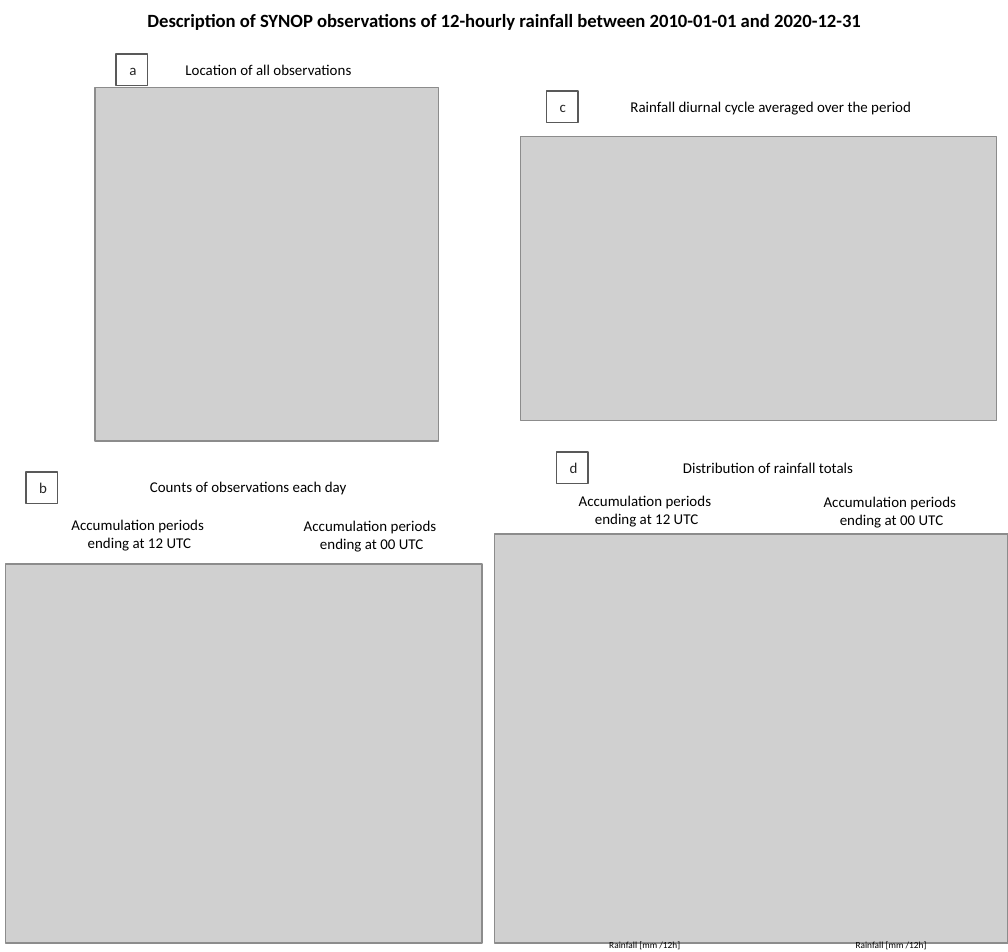
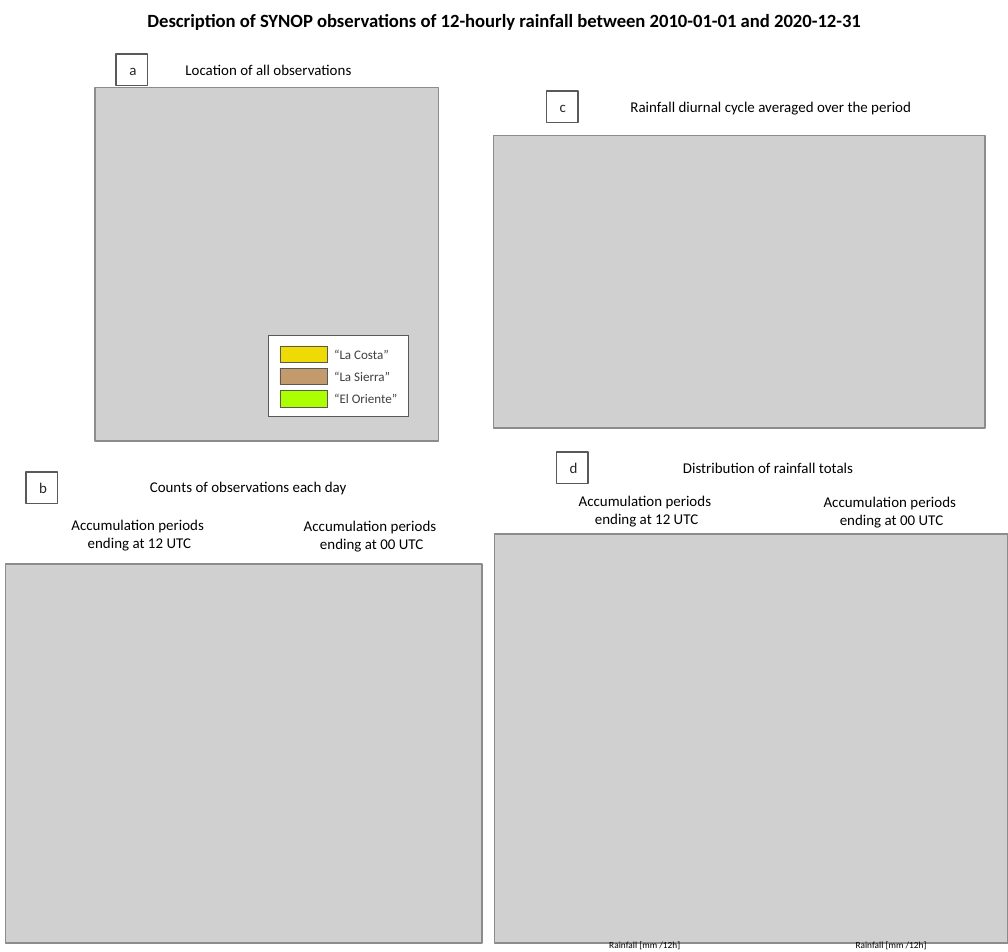
Before and after one commit to FatimaPillosu/Verif_GlobalRainFC_4FlashFloods_Ecuador, a slide deck: slide 1 of Manuscript/Figures/03_DATA_Description_SYNOP_rainfall.pptx. Drawn at 1008x952 pixels with LibreOffice and Linux fonts; fonts in the diff are those of the drawing; grey boxes stand for pictures. Boxes give left, top, right and bottom in pixels: in the first picture for what was removed or moved away, otherwise in the second. Text is boxed around its words. In the diff, an @@ line names an element or a change of style, - is before the commit and + after.

```diff
--- a/Manuscript/Figures/03_DATA_Description_SYNOP_rainfall.pptx
+++ b/Manuscript/Figures/03_DATA_Description_SYNOP_rainfall.pptx
@@ picture: place and size @@
-picture at <box>520,137,996,422</box>
+picture at <box>493,136,985,429</box>
@@ group added at <box>267,336,409,417</box>: 4 rectangles, 3 texts @@
+“La Costa”
+“La Sierra”
+“El Oriente”
```
Also in this commit, not shown: 31 other files.
